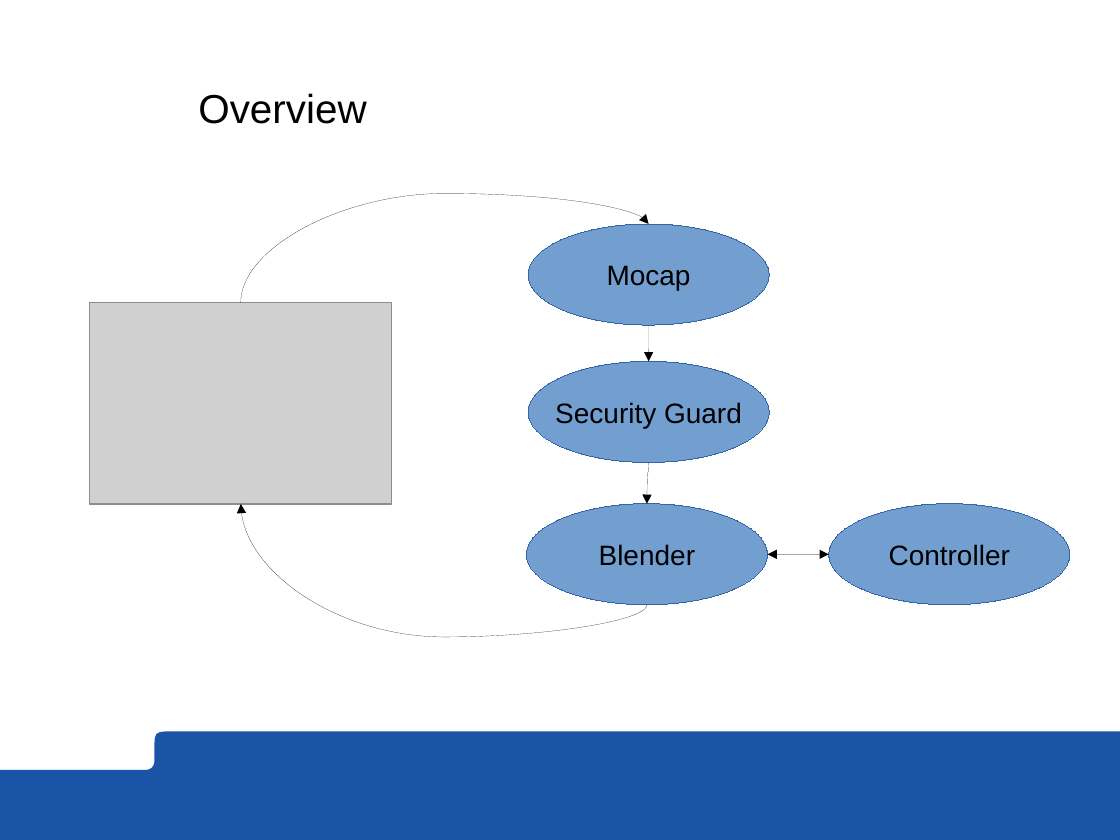
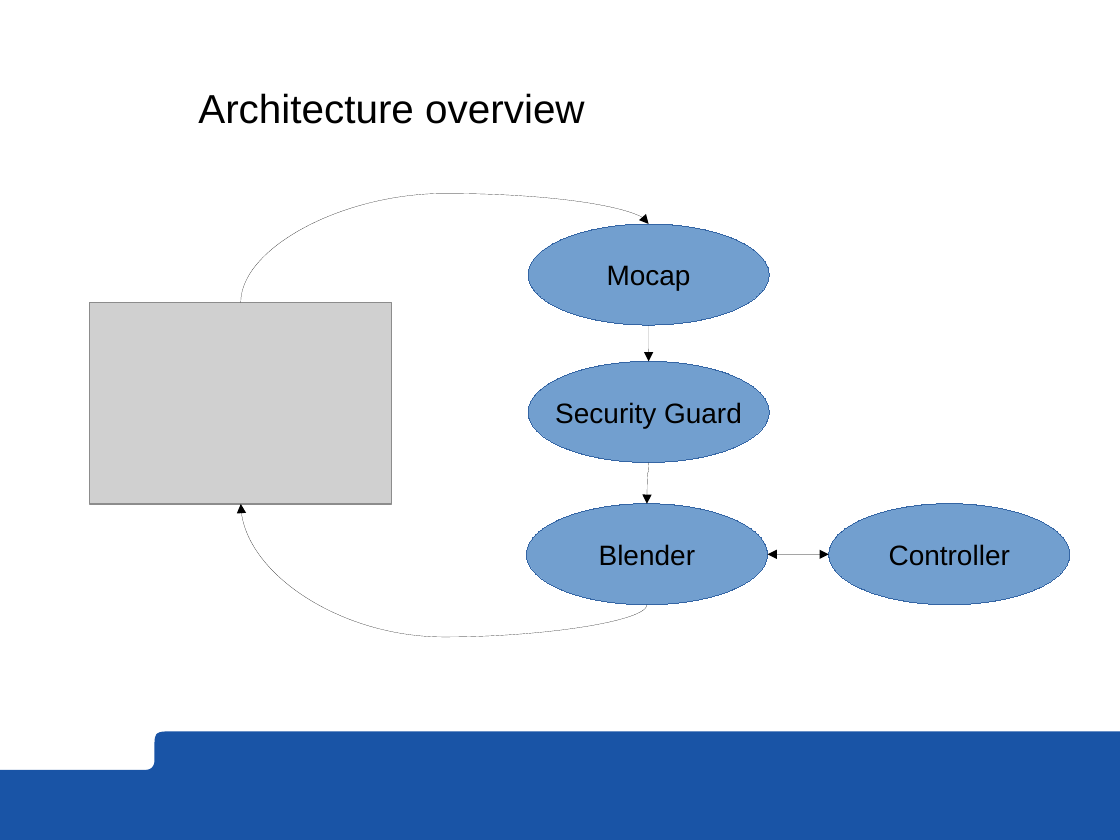
Before and after one commit to roussePaul/kampala, a slide deck: slide 4 of presentation/presentation.odp. Drawn at 1120x840 pixels with LibreOffice and Linux fonts; fonts in the diff are those of the drawing; grey boxes stand for pictures; background and template pictures are left out. Boxes give left, top, right and bottom in pixels: in the first picture for what was removed or moved away, otherwise in the second. Text is boxed around its words. In the diff, an @@ line names an element or a change of style, - is before the commit and + after.

```diff
--- a/presentation/presentation.odp
+++ b/presentation/presentation.odp
@@ title at [198,93,585,124]: text changed @@
-Overview
+Architecture overview
```
Also in this commit, not shown: 7 other slides changed, 1 slide added, 1 slide removed, 1 other file.
